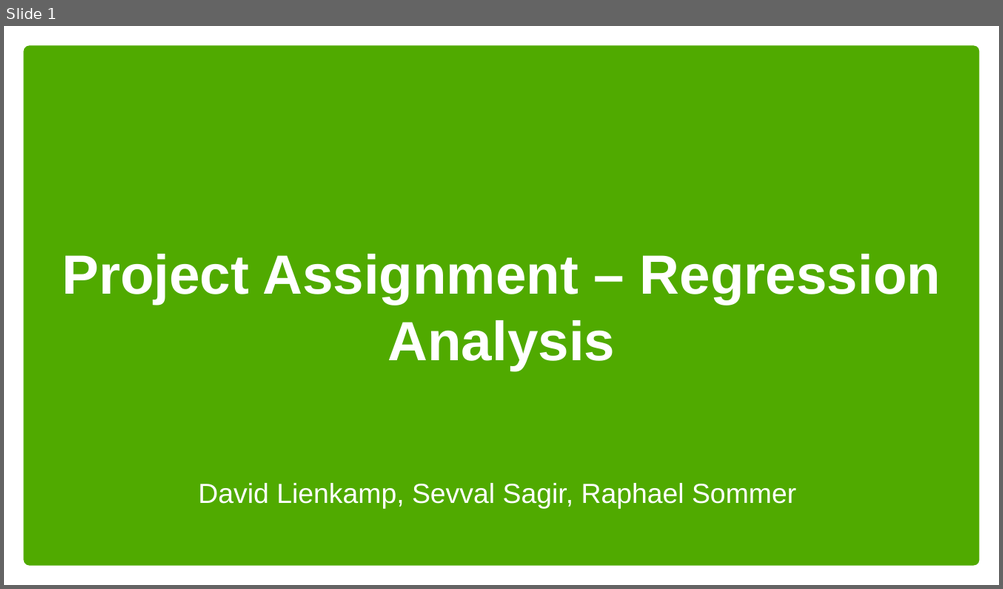
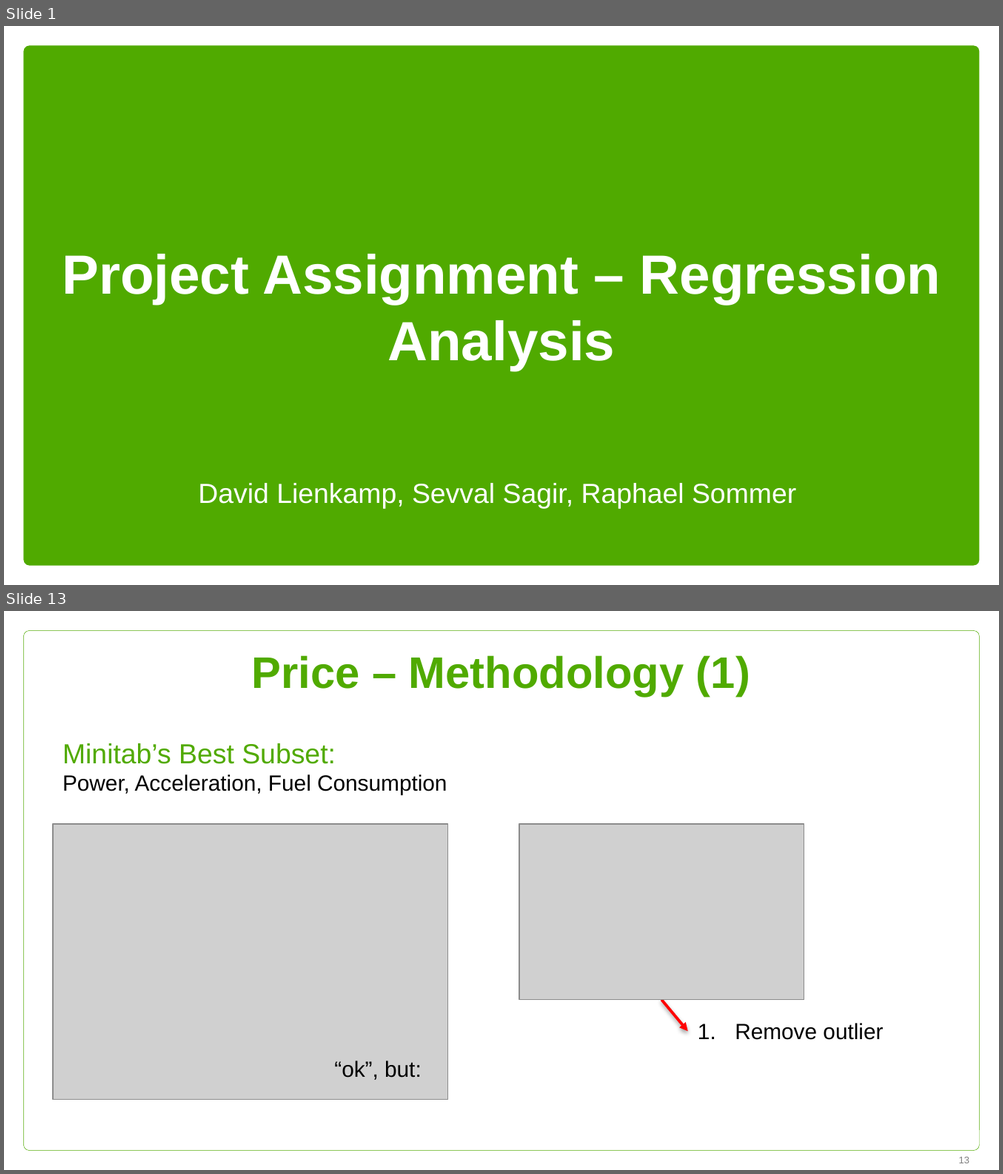
Before and after one commit to sevvalsagir/MA213B-Seminar-2, a slide deck: Project Assignment - Regression Analysis.pptx. Shown one above the other, each under a label of ours: slide 1 before the commit, slides 1 and 13 after it; the slides between them are not shown. The pictures are 1003x589 and 1003x1174 pixels, drawn with LibreOffice and Linux fonts; fonts in the diff are those of the drawing; grey boxes stand for pictures; background and template pictures are left out. Boxes give left, top, right and bottom in pixels: in the first picture for what was removed or moved away, otherwise in the second. Text is boxed around its words. In the diff, an @@ line names an element or a change of style, - is before the commit and + after.

```diff
--- a/Project Assignment - Regression Analysis.pptx
+++ b/Project Assignment - Regression Analysis.pptx
@@ slide 13 added at [4, 611, 999, 1170], background #FFFFFF @@
@@ rounded rectangle added at [24, 631, 979, 1151], outline #50AA00 0.25 pt @@
@@ title added at [252, 655, 750, 697], 32 pt, text #50AA00, bold @@
+Price – Methodology (1)
@@ text added at [62, 743, 447, 795], 16 pt, text #000000 @@
+Minitab’s Best Subset:
+Power, Acceleration, Fuel Consumption
@@ picture added at [53, 824, 447, 1099] @@
@@ picture added at [519, 824, 804, 1000] @@
@@ arrow added from (661, 1000) to (687, 1032), #FF0000 2 pt @@
@@ text added at [734, 1023, 882, 1040], 16 pt, text #000000 @@
+1. Remove outlier
@@ text added at [334, 1061, 421, 1080], 16 pt, text #000000 @@
+“ok”, but:
@@ page number added at [959, 1157, 969, 1164], 7 pt, text #808080 @@
+13
```
Also in this commit, not shown: 2 slides changed, 14 other slides added, 8 slides removed, 3 other files.
